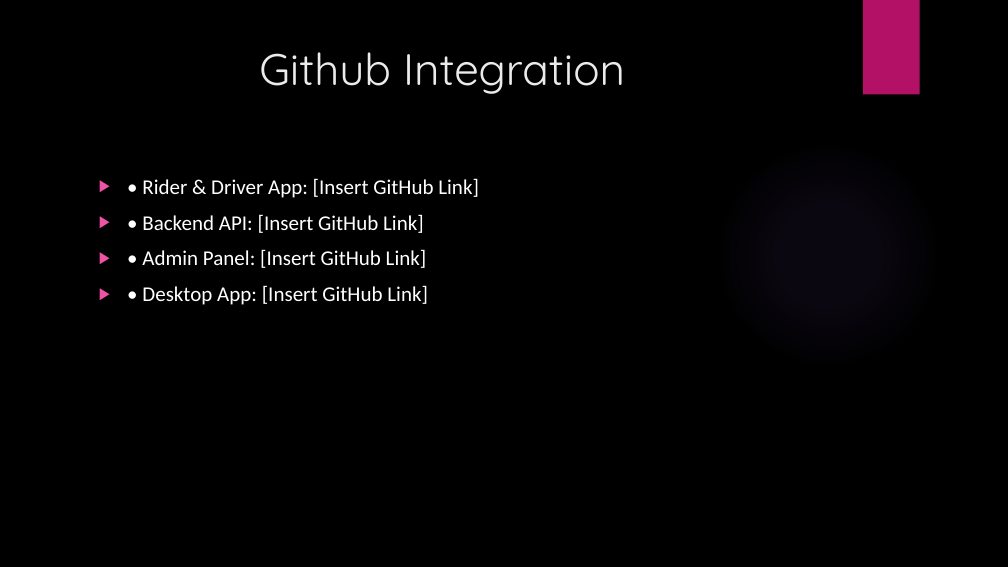
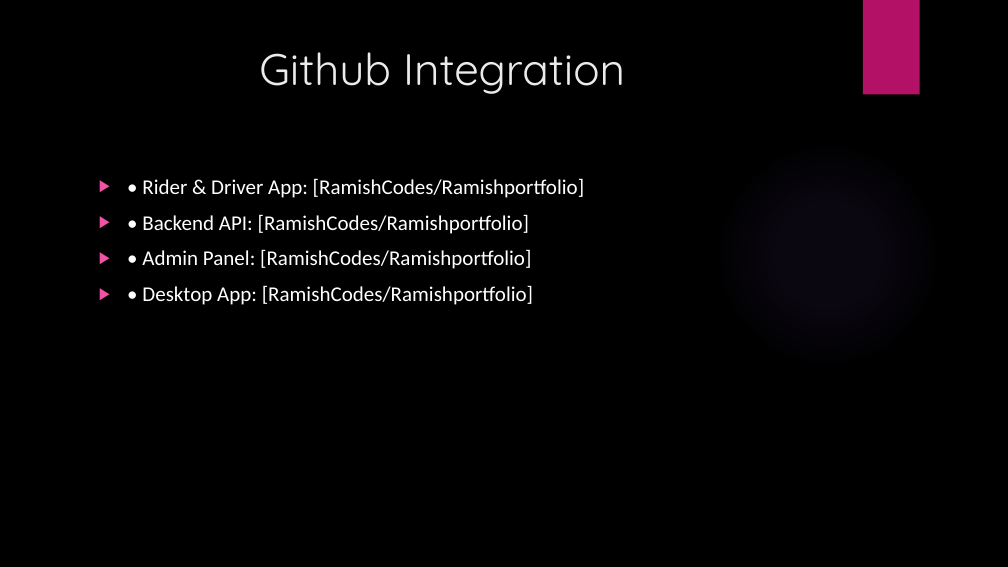
Before and after one commit to RamishCodes/Ramishportfolio, a slide deck: slide 12 of App Proposal.pptx. Drawn at 1008x567 pixels with LibreOffice and Linux fonts; fonts in the diff are those of the drawing; background and template pictures are left out. Boxes give left, top, right and bottom in pixels: in the first picture for what was removed or moved away, otherwise in the second. Text is boxed around its words. In the diff, an @@ line names an element or a change of style, - is before the commit and + after.

```diff
--- a/App Proposal.pptx
+++ b/App Proposal.pptx
@@ text at (142, 178, 584, 305): text changed @@
-▶ • Rider & Driver App: [Insert GitHub Link]
-▶ • Backend API: [Insert GitHub Link]
-▶ • Admin Panel: [Insert GitHub Link]
-▶ • Desktop App: [Insert GitHub Link]
+▶ • Rider & Driver App: [RamishCodes/Ramishportfolio]
+▶ • Backend API: [RamishCodes/Ramishportfolio]
+▶ • Admin Panel: [RamishCodes/Ramishportfolio]
+▶ • Desktop App: [RamishCodes/Ramishportfolio]
```
Also in this commit, not shown: 3 other slides changed.
